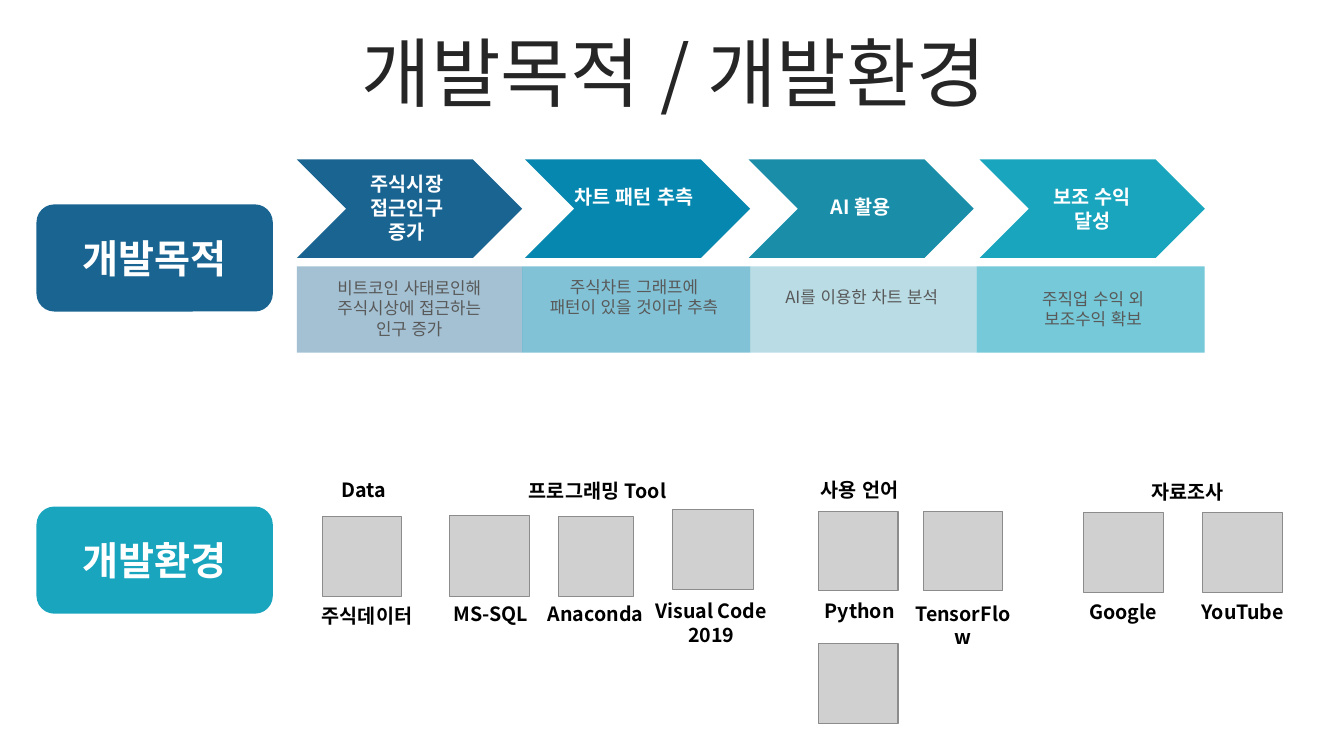
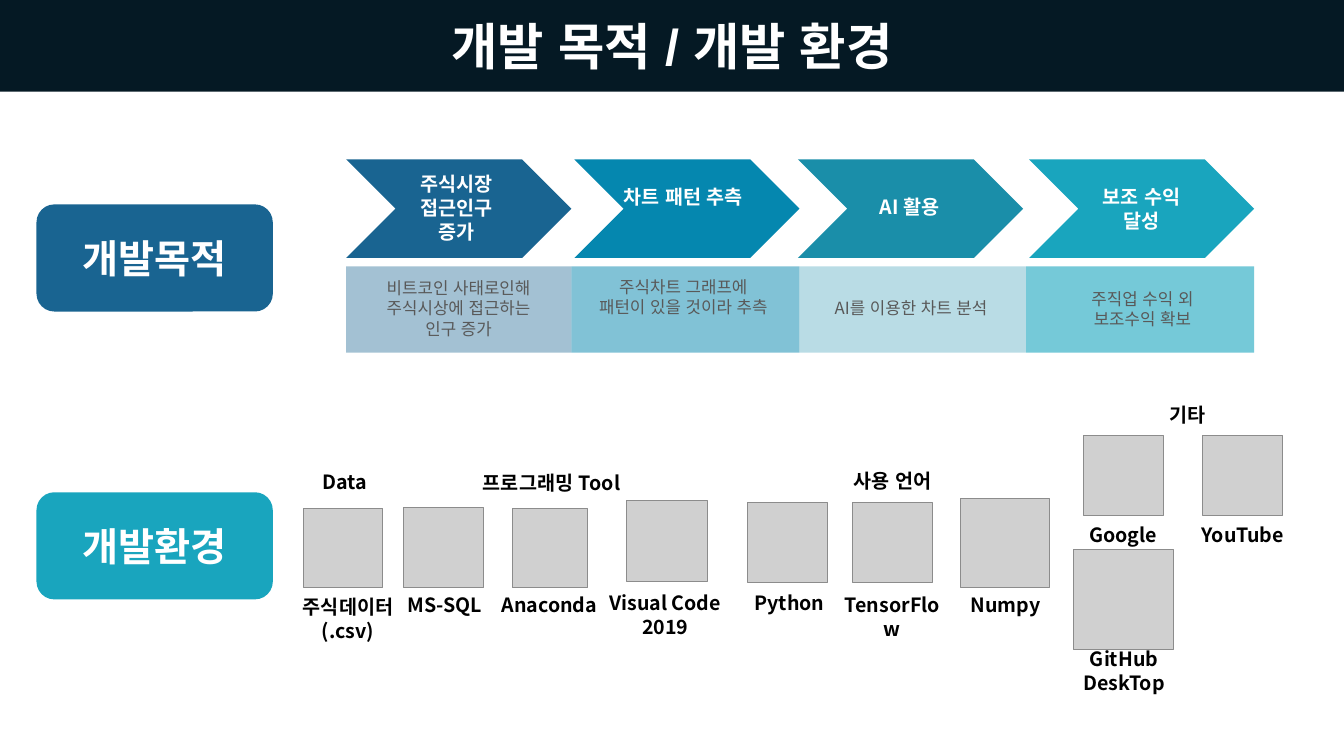
Before and after one commit to QYnote/Python_ConnectMS-SQL, a slide deck: slide 3 of 심준보_AI개발 포트폴리오.pptx. Drawn at 1344x756 pixels with LibreOffice and Linux fonts; fonts in the diff are those of the drawing; grey boxes stand for pictures. Boxes give left, top, right and bottom in pixels: in the first picture for what was removed or moved away, otherwise in the second. Text is boxed around its words. In the diff, an @@ line names an element or a change of style, - is before the commit and + after.

```diff
--- a/심준보_AI개발 포트폴리오.pptx
+++ b/심준보_AI개발 포트폴리오.pptx
@@ rectangle "개발 목적 / 개발 환경" resized from (x1=361, y1=38, x2=985, y2=107) to (x1=0, y1=0, x2=1344, y2=92) @@
@@ rectangle "개발 목적 / 개발 환경" at (x1=0, y1=0, x2=1344, y2=92): fill none to #051924 @@
@@ text in rectangle at (x1=451, y1=22, x2=893, y2=70): text changed; size 54 to 36 pt; font Noto Sans CJK KR to Arial; text colour #262626 to #FFFFFF; bold on @@
-개발목적 / 개발환경
+개발 목적 / 개발 환경
@@ 7 texts, 4 rectangles, 4 chevrons moved together from (x1=297, y1=159, x2=1205, y2=353) to (x1=347, y1=159, x2=1254, y2=353) @@
@@ text "AI를 이용한 차트 분석" moved from (x1=785, y1=289, x2=938, y2=305) to (x1=835, y1=300, x2=987, y2=316) @@
@@ text at (x1=1169, y1=405, x2=1205, y2=424): text changed @@
-자료조사
+기타
@@ text "Data" moved from (x1=341, y1=482, x2=386, y2=498) to (x1=322, y1=474, x2=367, y2=490) @@
@@ text "사용 언어" moved from (x1=821, y1=480, x2=899, y2=499) to (x1=854, y1=471, x2=931, y2=490) @@
@@ rounded rectangle "개발환경" moved from (x1=36, y1=507, x2=272, y2=614) to (x1=36, y1=492, x2=272, y2=599) @@
@@ picture moved from (x1=323, y1=517, x2=402, y2=597) to (x1=303, y1=508, x2=383, y2=588) @@
@@ picture resized from (x1=819, y1=644, x2=898, y2=724) to (x1=961, y1=499, x2=1050, y2=588) @@
@@ text "Google" moved from (x1=1089, y1=603, x2=1157, y2=624) to (x1=1089, y1=526, x2=1157, y2=547) @@
@@ 2 pictures, 1 text moved together from (x1=1084, y1=513, x2=1284, y2=620) to (x1=1084, y1=436, x2=1284, y2=543) @@
@@ picture added at (x1=1074, y1=549, x2=1175, y2=650) @@
@@ text "주식데이터" moved from (x1=322, y1=606, x2=412, y2=625) to (x1=303, y1=597, x2=393, y2=642) @@
@@ 4 texts, 3 pictures moved together from (x1=450, y1=481, x2=767, y2=643) to (x1=403, y1=473, x2=721, y2=635) @@
@@ 2 pictures, 2 texts moved together from (x1=819, y1=511, x2=1026, y2=631) to (x1=748, y1=503, x2=957, y2=622) @@
@@ text added at (x1=971, y1=597, x2=1041, y2=617), 14 pt, text #000000, bold @@
+Numpy
@@ text at (x1=322, y1=622, x2=374, y2=642): paragraph added @@
+(.csv)
@@ text added at (x1=1083, y1=646, x2=1165, y2=695), 14 pt, text #000000, bold @@
+GitHub
+DeskTop
```
Also in this commit, not shown: 2 other slides changed, 2 slides added, 44 slides removed, 3 other files.
